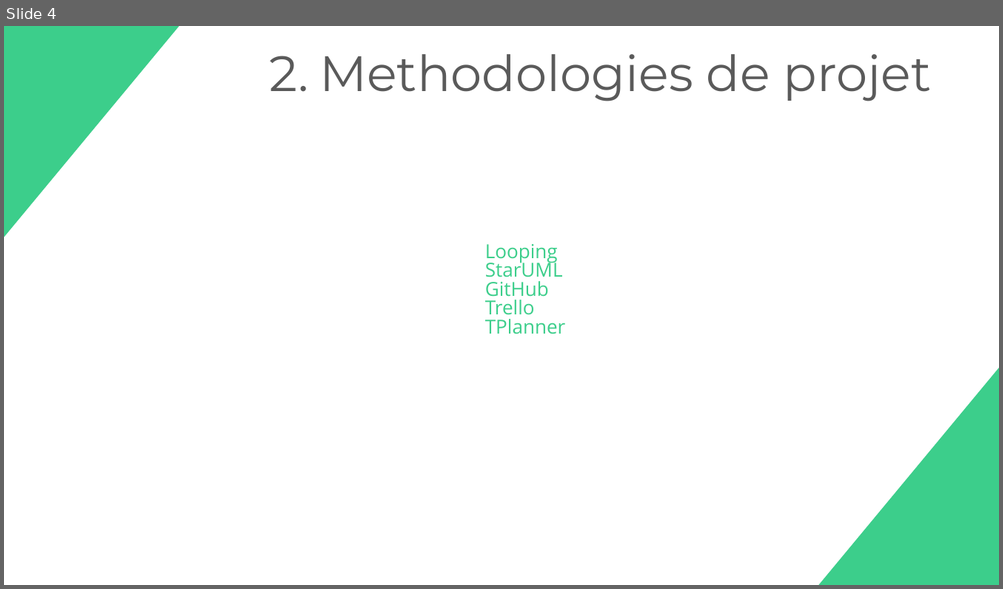
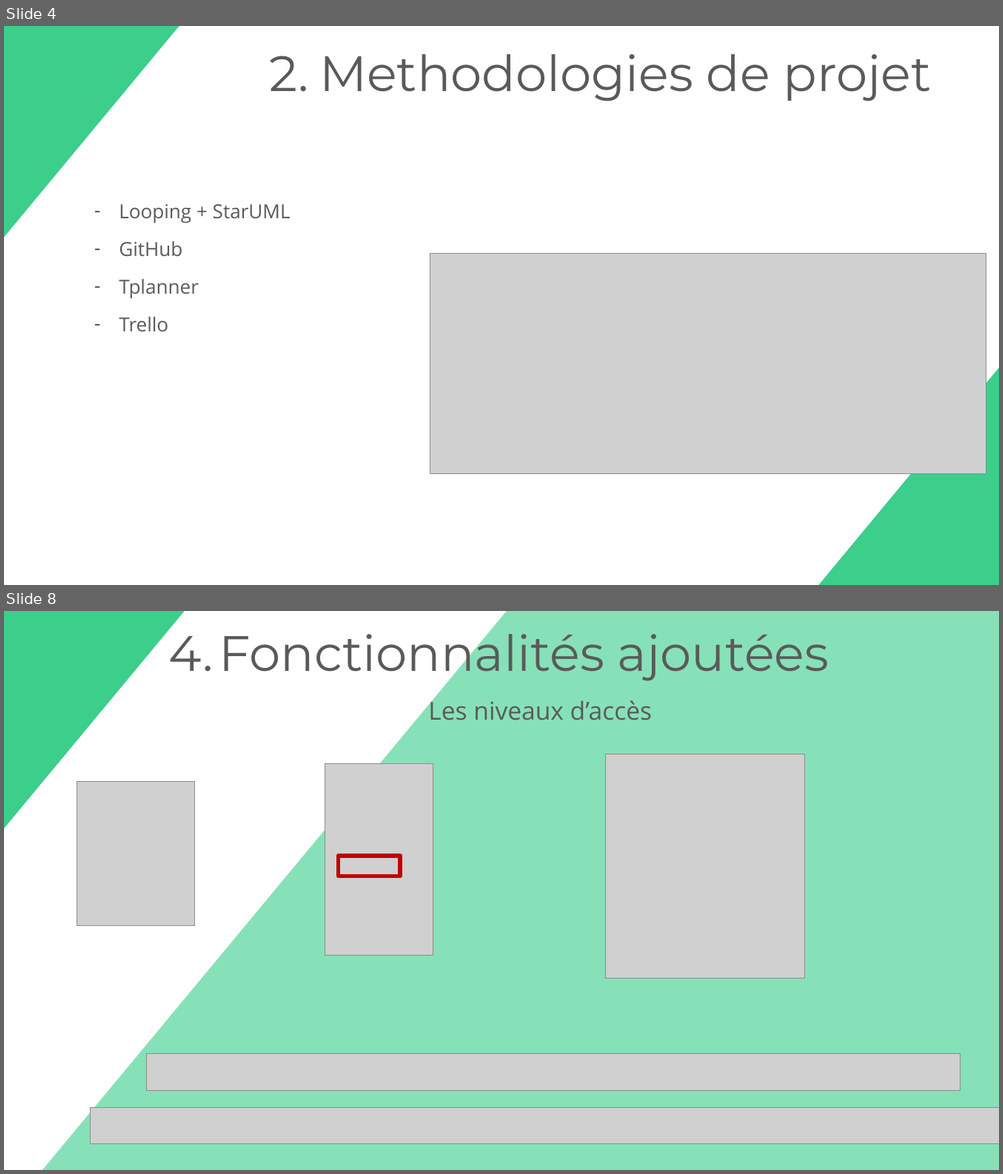
Before and after one commit to Kikuichimonji/Colorfull-CRM, a slide deck: ressources/colorfullcrm.pptx. Shown one above the other, each under a label of ours: slide 4 before the commit, slides 4 and 8 after it; the slides between them are not shown. The pictures are 1003x589 and 1003x1174 pixels, drawn with LibreOffice and Linux fonts; fonts in the diff are those of the drawing; grey boxes stand for pictures. Boxes give left, top, right and bottom in pixels: in the first picture for what was removed or moved away, otherwise in the second. Text is boxed around its words. In the diff, an @@ line names an element or a change of style, - is before the commit and + after.

```diff
--- a/ressources/colorfullcrm.pptx
+++ b/ressources/colorfullcrm.pptx
@@ slide 8 added at [4,611,999,1170], background #FFFFFF @@
@@ freeform shape added at [4,611,184,829], fill #3CCE8B @@
@@ rectangle added at [39,611,999,1170], fill #87E1B8 @@
@@ text added at [219,623,828,683], 72 pt, text #5A5A5A @@
+4. Fonctionnalités ajoutées
@@ text added at [428,696,652,721], 36 pt, text #5A5A5A @@
+Les niveaux d’accès
@@ picture added at [324,763,433,955] @@
@@ picture added at [605,754,804,978] @@
@@ picture added at [77,781,194,925] @@
@@ rectangle added at [338,856,401,877], outline #C00000 6 pt @@
@@ picture added at [146,1054,959,1091] @@
@@ picture added at [90,1108,999,1144] @@
@@ slide 4 changed as well @@
@@ text "Looping + StarUML": place and size @@
-text "Looping + StarUML" at [485,244,566,335]
+text "Looping + StarUML" at [119,204,290,332]
@@ text at [119,204,290,224]: text changed; text colour #3CCE8B to #5A5A5A @@
-Looping
-StarUML
+– Looping + StarUML
@@ text at [119,241,182,332]: text colour #3CCE8B to #5A5A5A in "GitHub", "Trello"; bullet none to - @@
@@ picture added at [430,254,986,474] @@
@@ text at [119,279,199,299]: paragraph added @@
+– Tplanner
@@ text at [485,319,566,335]: paragraph removed @@
-TPlanner
```
Also in this commit, not shown: 6 other slides changed, 5 other slides added, 15 slides removed, 6 other files.
